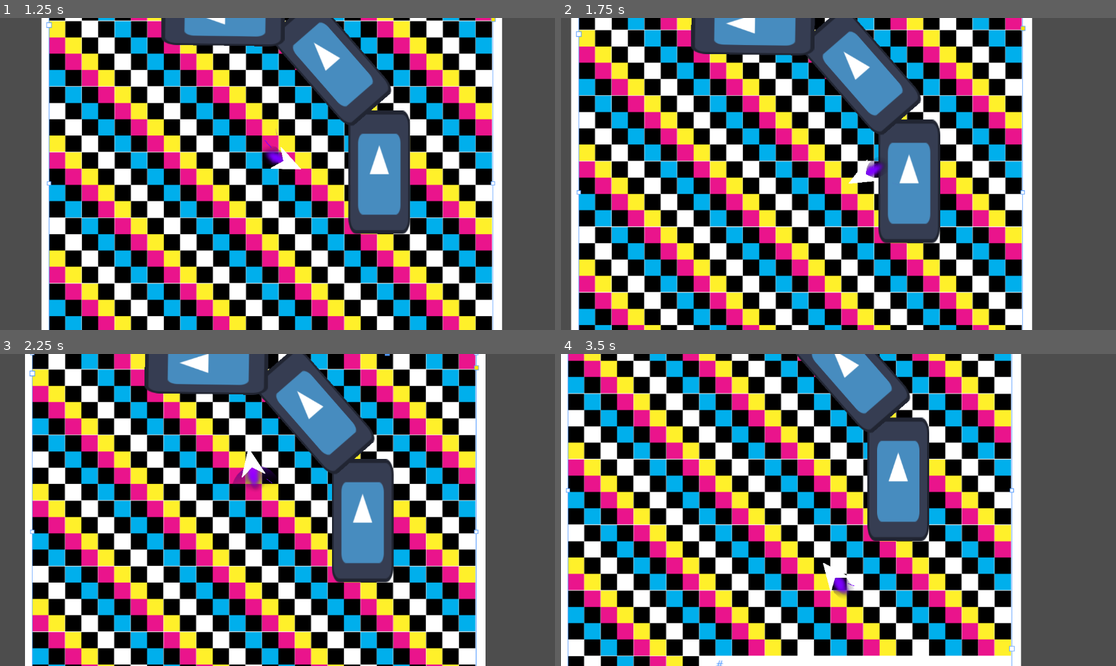
Above: before the commit, frames 1-4 (two rows, left to right).
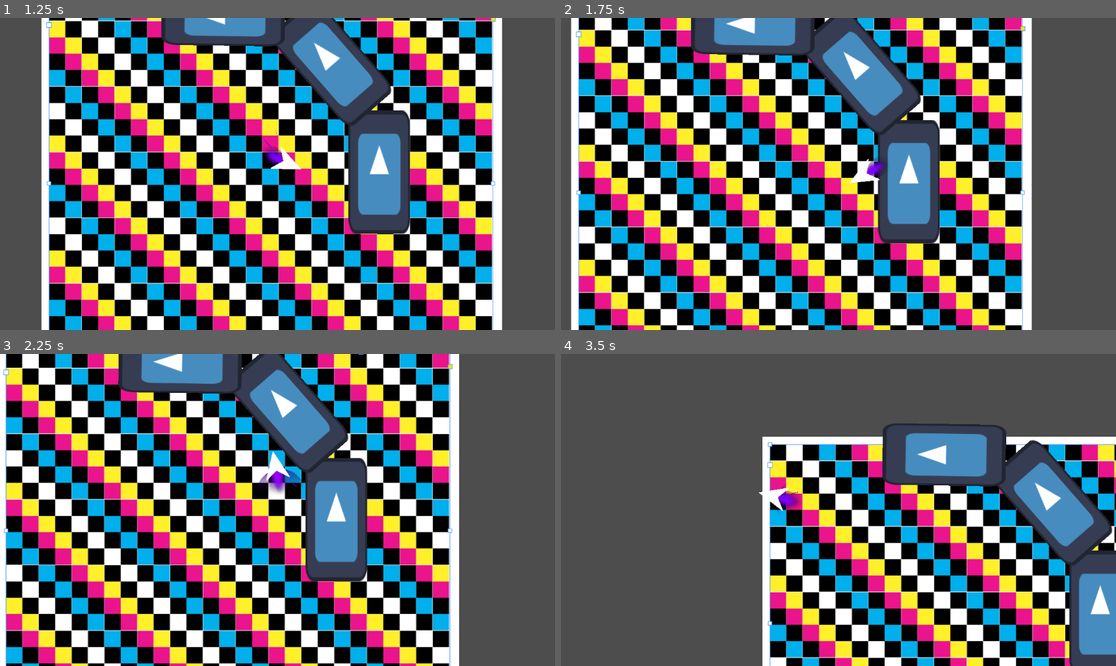
Above: after the commit, the same moments.

Repository: ParadoxArcher/Angle_Advantage
Game: Godot game, scene res://Scenes/GameScene.tscn
Same seed, same stepped clock (60 frames per second), same inputs: the game is played once before the commit and once after it. The engine's default icon, where the game draws it, is replaced by a stand-in: a white triangle on a blue panel in a dark square.
Inputs:
- Up to frame 1 (1.25 s): tap Enter at 0.5 s; hold D (RotateRight) from 0.53 s (still down); hold W (Boost) from 0.53 s (still down)
- Up to frame 2 (1.75 s): release D (RotateRight) at 1.28 s; release W (Boost) at 1.28 s; hold S (Back) from 1.28 s (still down); tap W (Boost) at 1.35 s
- Up to frame 3 (2.25 s): release S (Back) at 2.03 s; hold D (RotateRight) from 2.03 s (still down); hold W (Boost) from 2.03 s (still down); tap Space (Dodge) at 2.1 s
- Up to frame 4 (3.5 s): keep holding D (RotateRight); release W (Boost) at 2.78 s; tap W (Boost) at 2.85 s

Frame 1 is identical in both runs. In frame 2, 5.8% of the frame differs, in the area x 2-85%, y 0-100%; in frame 3, 75%; in frame 4, 87%, in the area x 0-100%, y 0-100%.

Commit message:
vault backup: 2025-03-12 13:59:06

Diff:
--- a/zProject Files/Godot/Scripts/PlayerScript.gd
+++ b/zProject Files/Godot/Scripts/PlayerScript.gd
@@ -75,9 +75,11 @@
 			SpeedAccel[1] = SpeedAccel[2] * BoostDecay[0]
 
 		else:
+			BoostDecay[0] -= clampf(BoostDecay[1], 0, BoostDecay[0])
 			SpeedAccel[1] = SpeedAccel[2] * BoostDecay[0] * BoostDecay[2]
-			BoostDecay[0] -= clampf(BoostDecay[1], 0, BoostDecay[0])
 	#endregion
+
+	print(SpeedAccel[1])
 
 	#region Rotation --- Defines rotation acceleration and it's momentum
 	if MoveInput.x != 0:
@@ -99,6 +101,8 @@
 
 	velocity = lerp(velocity, velocity.normalized(), SpeedDecel[0]) # Momentum
 	velocity = lerp(velocity, MaxSpeed * Vector2(cos(rotation), sin(rotation)), SpeedAccel[1] * SpeedAccel[0]) # Acceleration
+
+	SpeedAccel[0] = 1.0
 
 	if RotaAccel[0] != RotaAccel[1]:
 		RotaAccel[0] -= clampf((RotaAccel[0] - RotaAccel[1] ) * RotaAccel[2], 0, RotaAccel[0] - RotaAccel[1])
Not shown, changed: .obsidian/workspace.json
Not shown, changed: DevNotes/Player/Movement/Boost VFX.md
Not shown, changed: DevNotes/Player/Movement/Boost.md
Not shown, added: Devlogs/2025-03-12.md
Not shown, changed: zReferences/Excalidraw/Drawing 2025-03-12 12.43.39.excalidraw.md
